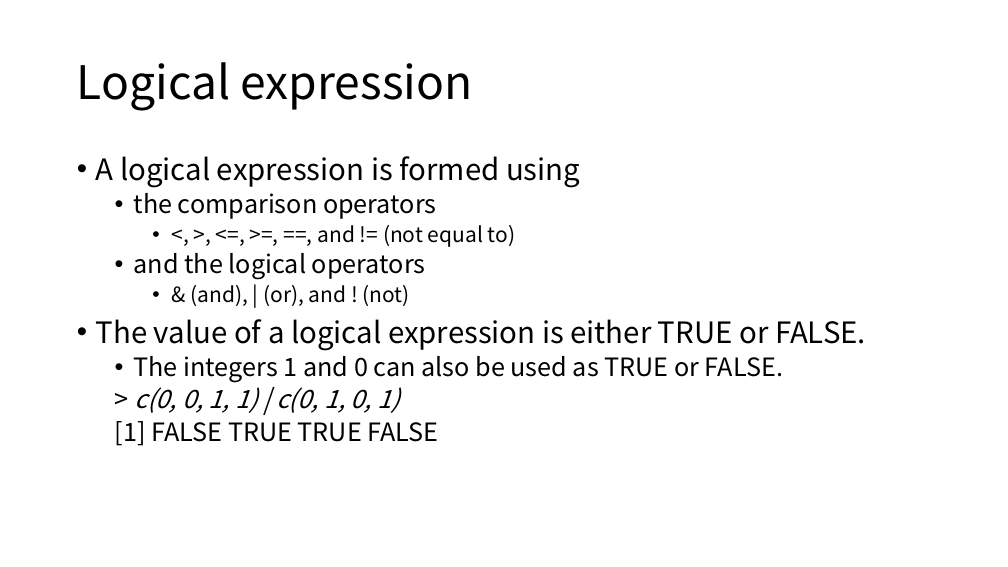
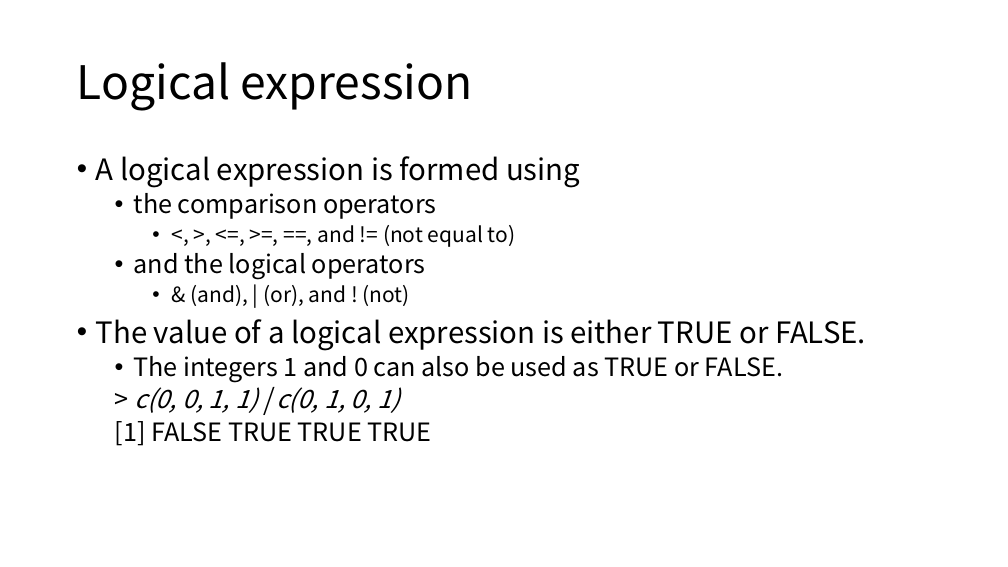
Before and after one commit to ksublee/SSuR, a slide deck: slide 23 of ppt/1.Introduction to R.pptx. Drawn at 1008x567 pixels with LibreOffice and Linux fonts; fonts in the diff are those of the drawing. Boxes give left, top, right and bottom in pixels: in the first picture for what was removed or moved away, otherwise in the second. Text is boxed around its words. In the diff, an @@ line names an element or a change of style, - is before the commit and + after.

Commit message:
update
update

```diff
--- a/ppt/1.Introduction to R.pptx
+++ b/ppt/1.Introduction to R.pptx
@@ text at bbox=[115, 421, 432, 446]: text changed @@
-  [1] FALSE TRUE TRUE FALSE
+  [1] FALSE TRUE TRUE TRUE
```
